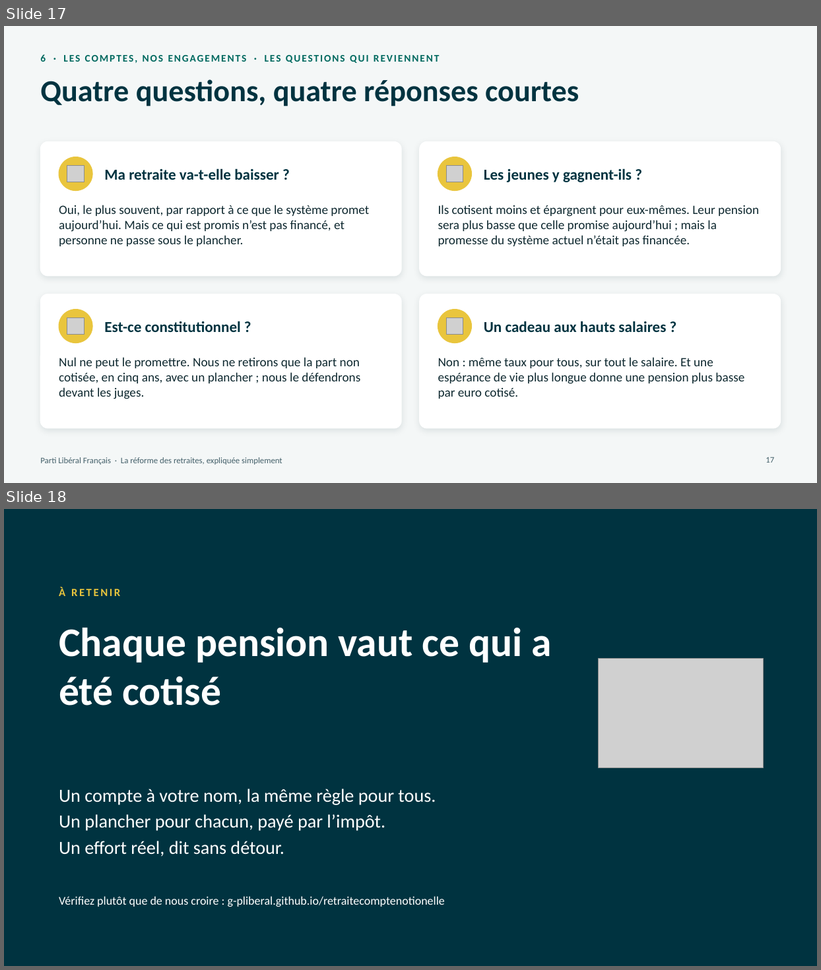
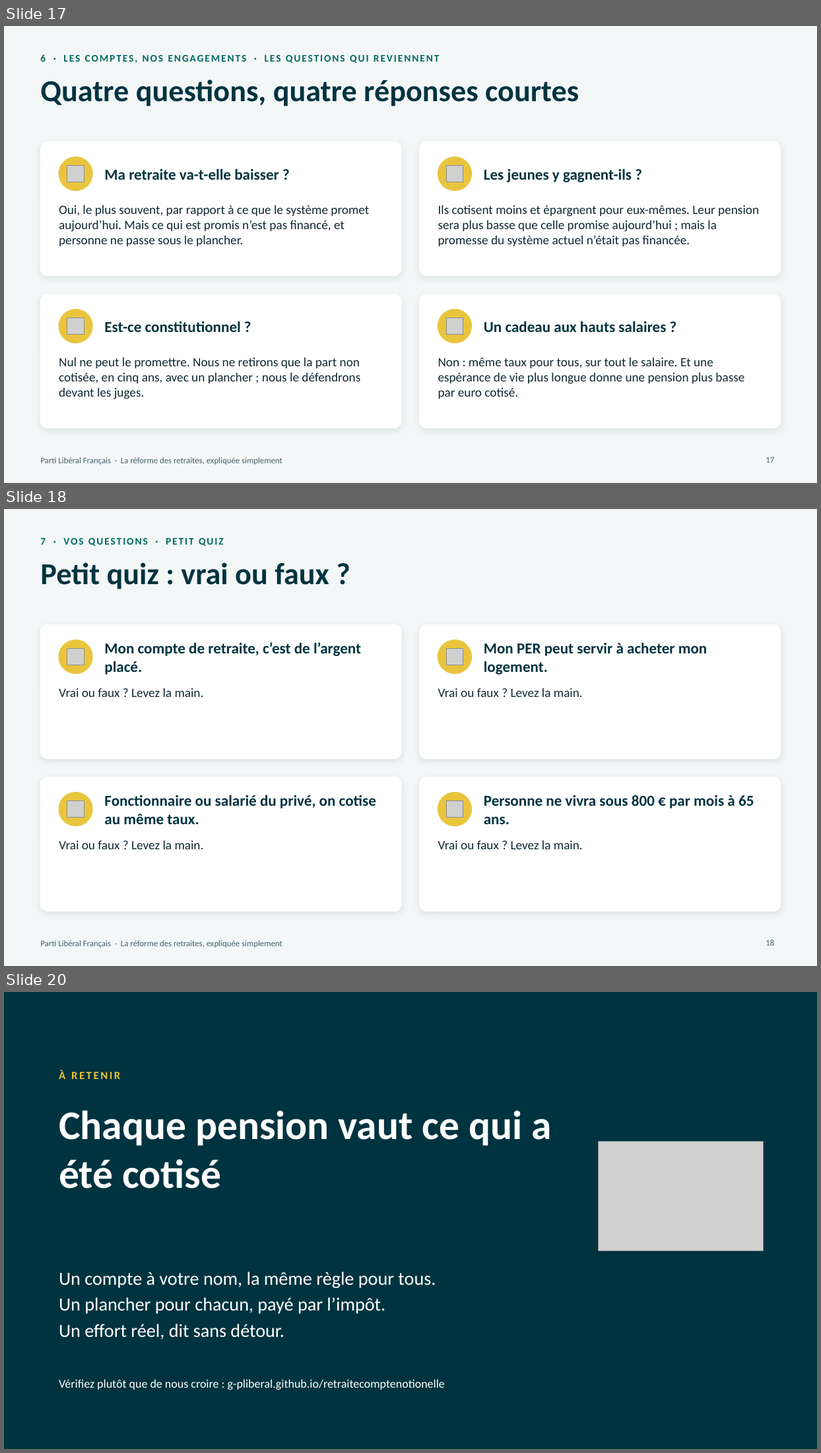
Before and after one commit to g-pliberal/retraitecomptenotionelle, a slide deck: docs/presentation_adherents_17_novembre_2026.pptx. Shown one above the other, each under a label of ours: slides 17 and 18 before the commit, slides 17, 18 and 20 after it; the slides between them are not shown. The pictures are 821x970 and 821x1453 pixels, drawn with LibreOffice and Linux fonts; fonts in the diff are those of the drawing; grey boxes stand for pictures. Boxes give left, top, right and bottom in pixels: in the first picture for what was removed or moved away, otherwise in the second. Text is boxed around its words. In the diff, an @@ line names an element or a change of style, - is before the commit and + after.

```diff
--- a/docs/presentation_adherents_17_novembre_2026.pptx
+++ b/docs/presentation_adherents_17_novembre_2026.pptx
@@ slide 18 added at [4, 509, 817, 966], background #F4F7F7; not listed: 1 template element that a slide beside it also shows @@
@@ text added at [40, 538, 224, 546], 12 pt, text #00695F, bold @@
+7 · VOS QUESTIONS · PETIT QUIZ
@@ title added at [40, 562, 329, 590], 36 pt, text #003340, bold @@
+Petit quiz : vrai ou faux ?
@@ rounded rectangle added at [40, 625, 402, 759], fill #FFFFFF, outline #FFFFFF 1 pt @@
@@ rounded rectangle added at [420, 625, 781, 759], fill #FFFFFF, outline #FFFFFF 1 pt @@
@@ ellipse added at [59, 640, 92, 674], fill #E9C53D, outline #E9C53D 1 pt @@
@@ text added at [104, 642, 361, 675], 18 pt, text #003340, bold @@
+Mon compte de retraite, c’est de l’argent placé.
@@ ellipse added at [438, 640, 472, 674], fill #E9C53D, outline #E9C53D 1 pt @@
@@ text added at [484, 642, 708, 675], 18 pt, text #003340, bold @@
+Mon PER peut servir à acheter mon logement.
@@ picture added at [67, 649, 85, 666] @@
@@ picture added at [446, 649, 463, 666] @@
@@ text added at [59, 688, 204, 697], 15 pt, text #0F2930 @@
+Vrai ou faux ? Levez la main.
@@ text added at [438, 688, 583, 697], 15 pt, text #0F2930 @@
+Vrai ou faux ? Levez la main.
@@ rounded rectangle added at [40, 778, 402, 912], fill #FFFFFF, outline #FFFFFF 1 pt @@
@@ rounded rectangle added at [420, 778, 781, 912], fill #FFFFFF, outline #FFFFFF 1 pt @@
@@ ellipse added at [59, 793, 92, 826], fill #E9C53D, outline #E9C53D 1 pt @@
@@ picture added at [67, 801, 85, 819] @@
@@ text added at [104, 795, 376, 824], 18 pt, text #003340, bold @@
+Fonctionnaire ou salarié du privé, on cotise au même taux.
@@ ellipse added at [438, 793, 472, 826], fill #E9C53D, outline #E9C53D 1 pt @@
@@ picture added at [446, 801, 463, 819] @@
@@ text added at [484, 795, 754, 824], 18 pt, text #003340, bold @@
+Personne ne vivra sous 800 € par mois à 65 ans.
@@ text added at [59, 840, 204, 850], 15 pt, text #0F2930 @@
+Vrai ou faux ? Levez la main.
@@ text added at [438, 840, 583, 850], 15 pt, text #0F2930 @@
+Vrai ou faux ? Levez la main.
@@ page number added at [766, 940, 774, 946], 10 pt, text #44606A @@
+18
@@ what was slide 18 is now slide 20 @@
```
Also in this commit, not shown: 1 slide changed, 2 other slides added.
